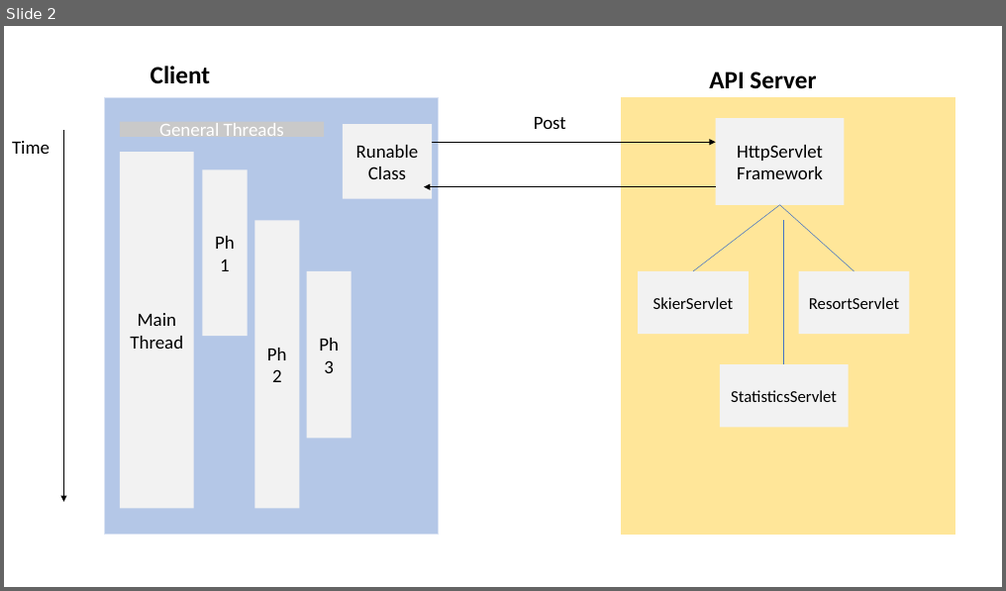
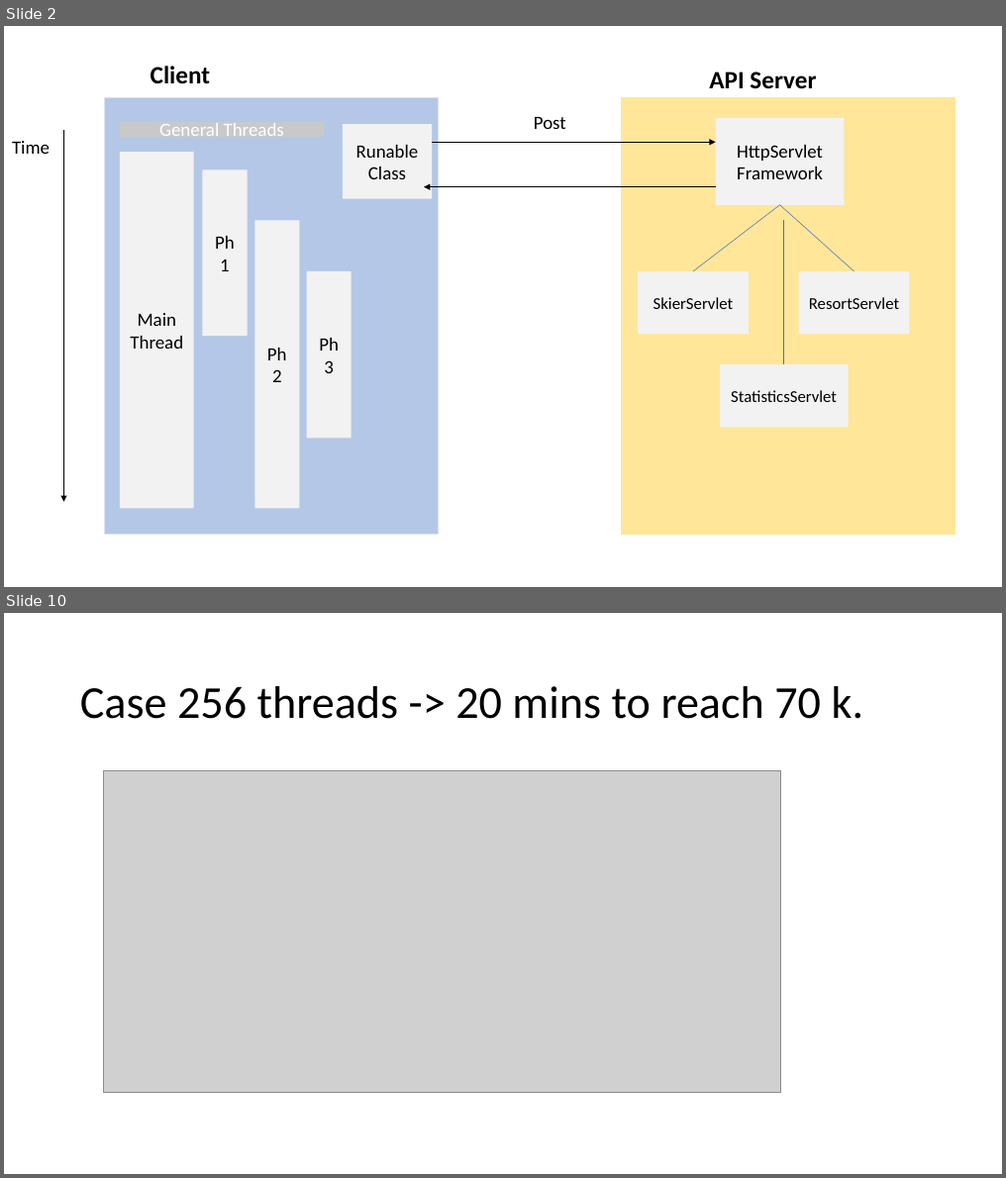
Before and after one commit to fjprobos/CS6650-Distributed-System, a slide deck: lab6/CS6650 Lab 6.pptx. Shown one above the other, each under a label of ours: slide 2 before the commit, slides 2 and 10 after it; the slides between them are not shown. The pictures are 1006x591 and 1006x1178 pixels, drawn with LibreOffice and Linux fonts; fonts in the diff are those of the drawing; grey boxes stand for pictures. Boxes give left, top, right and bottom in pixels: in the first picture for what was removed or moved away, otherwise in the second. Text is boxed around its words. In the diff, an @@ line names an element or a change of style, - is before the commit and + after.

```diff
--- a/lab6/CS6650 Lab 6.pptx
+++ b/lab6/CS6650 Lab 6.pptx
@@ slide 10 added at (x1=4, y1=613, x2=1002, y2=1174), background #FFFFFF @@
@@ text added at (x1=80, y1=686, x2=864, y2=719), 44 pt, text #000000 @@
+Case 256 threads -> 20 mins to reach 70 k.
@@ picture added at (x1=103, y1=771, x2=780, y2=1093) @@
```
Also in this commit, not shown: 1 slide changed, 8 other slides added.
